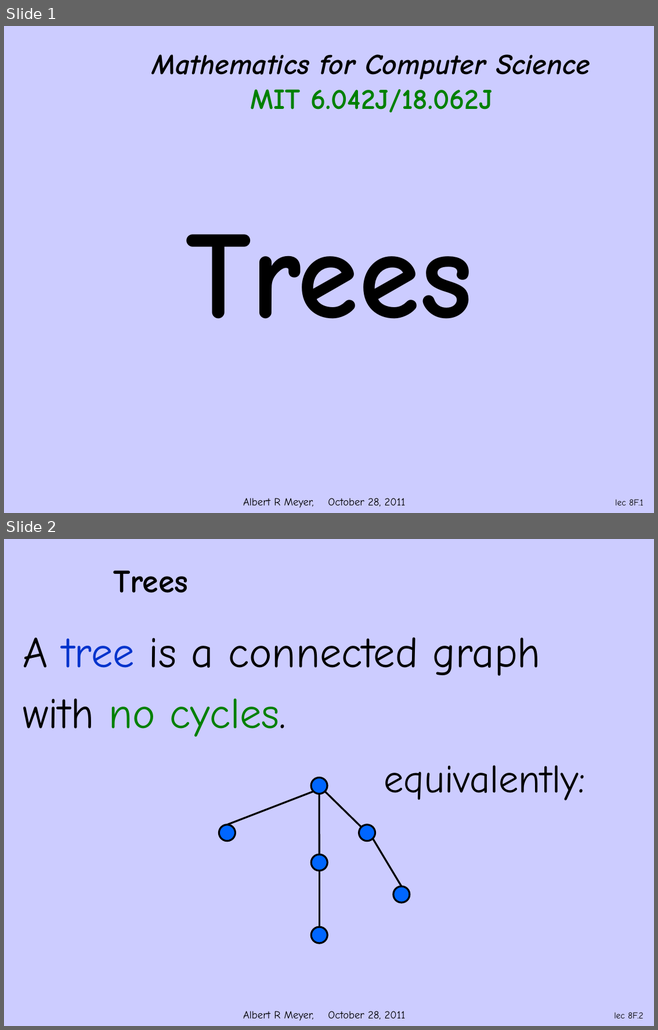
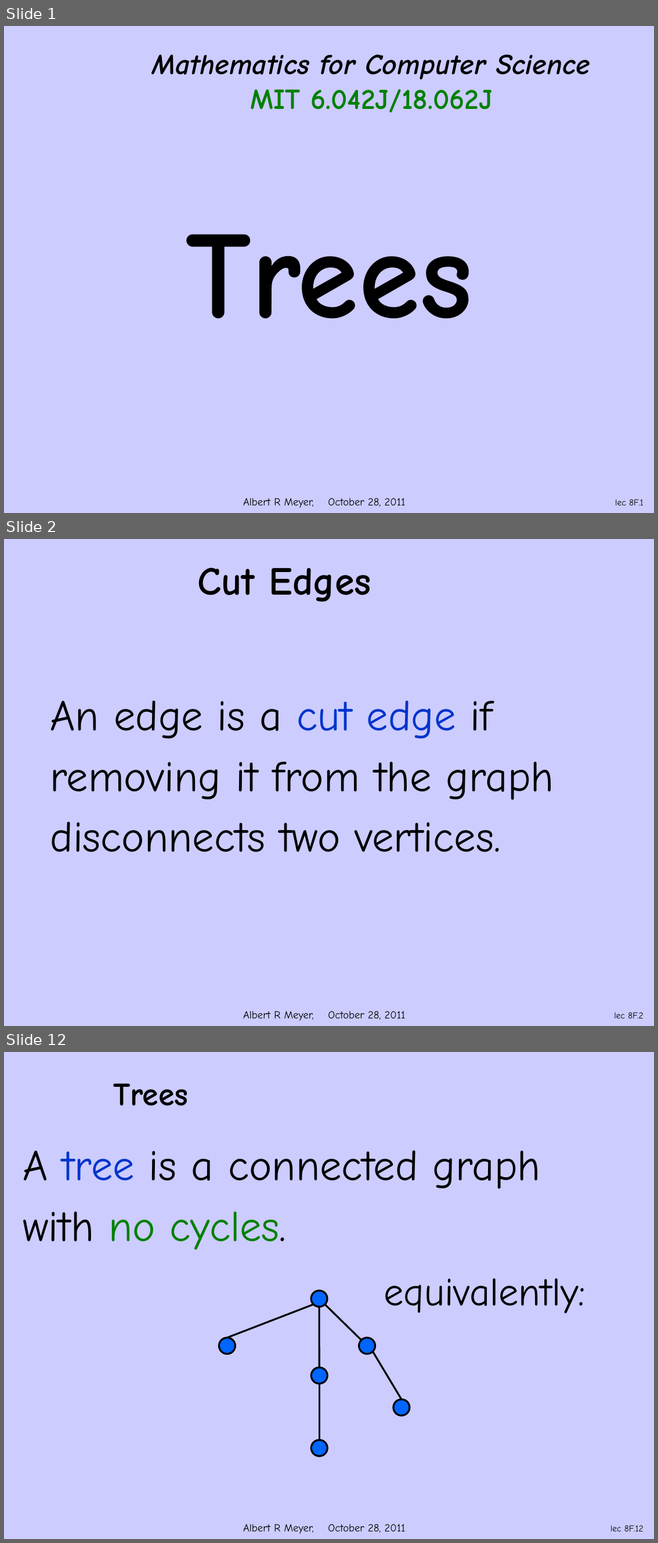
Before and after one commit to armeyer/mcs_web, a slide deck: fall11/slidesF11/slides9m.pptx. Shown one above the other, each under a label of ours: slides 1 and 2 before the commit, slides 1, 2 and 12 after it; the slides between them are not shown. The pictures are 658x1030 and 658x1543 pixels, drawn with LibreOffice and Linux fonts; fonts in the diff are those of the drawing; background and template pictures are left out. Boxes give left, top, right and bottom in pixels: in the first picture for what was removed or moved away, otherwise in the second. Text is boxed around its words. In the diff, an @@ line names an element or a change of style, - is before the commit and + after.

```diff
--- a/fall11/slidesF11/slides9m.pptx
+++ b/fall11/slidesF11/slides9m.pptx
@@ slide 2 added at [4,539,654,1026], background #CCCCFF; not listed: 1 template element that a slide beside it also shows @@
@@ title added at [197,567,371,602], 44 pt, text #000000, bold @@
+Cut Edges
@@ text added at [50,700,554,852], 48 pt, text #000000 @@
+An edge is a cut edge if
+removing it from the graph
+disconnects two vertices.
@@ page number added at [614,1012,643,1019], 10 pt, text #000000 @@
+lec 8F.2
@@ what was slide 2 is now slide 12 @@
@@ page number at [610,1525,643,1532]: text changed @@
-lec 8F.2
+lec 8F.12
```
Also in this commit, not shown: 8 slides changed, 9 other slides added, 10 other files.
